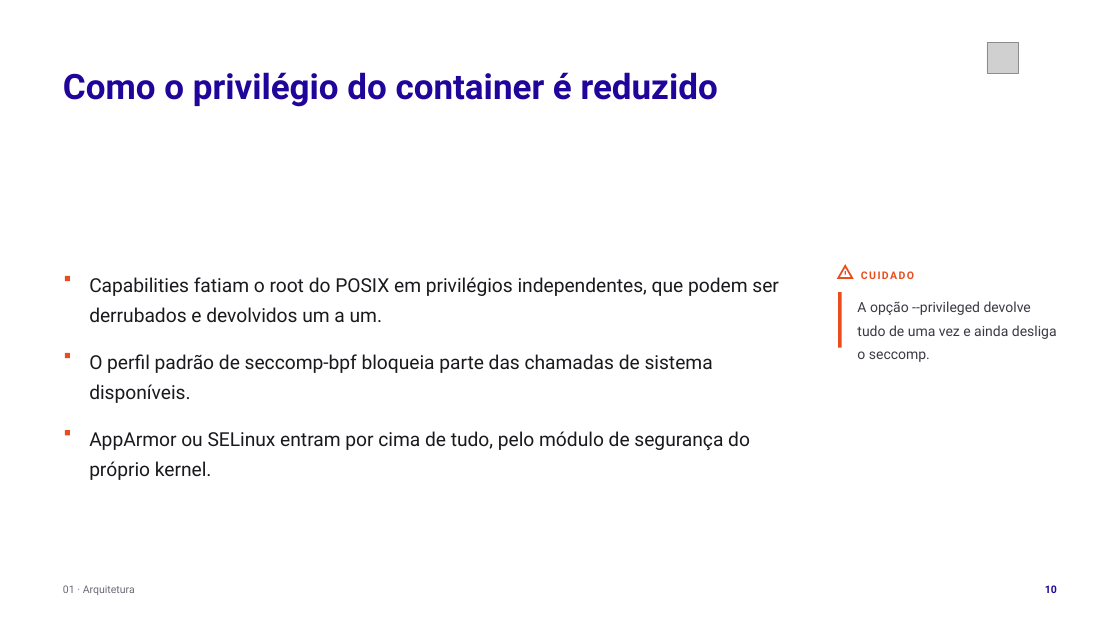
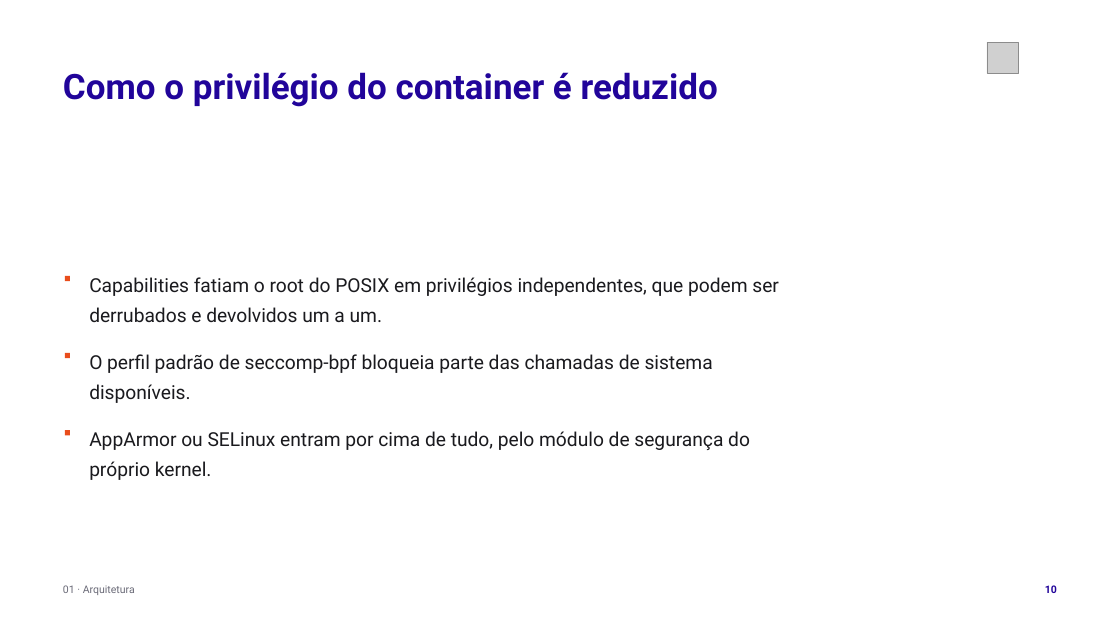
Before and after one commit to tcpassos/invite-app, a slide deck: slide 10 of trabalhos/T1-Docker-Invite-People.pptx. Drawn at 1120x630 pixels with LibreOffice and Linux fonts; fonts in the diff are those of the drawing; grey boxes stand for pictures. Boxes give left, top, right and bottom in pixels: in the first picture for what was removed or moved away, otherwise in the second. Text is boxed around its words. In the diff, an @@ line names an element or a change of style, - is before the commit and + after.

```diff
--- a/trabalhos/T1-Docker-Invite-People.pptx
+++ b/trabalhos/T1-Docker-Invite-People.pptx
@@ triangle removed at (839, 266, 853, 279) @@
@@ rectangle removed at (839, 292, 842, 348) @@
@@ rectangle removed at (844, 271, 846, 275) @@
@@ text removed at (861, 271, 914, 279) @@
-CUIDADO
@@ text removed at (857, 301, 1057, 339) @@
-A opção --privileged devolve tudo de uma vez e ainda desliga o seccomp.
```
Also in this commit, not shown: 13 other slides changed, 11 other files.
